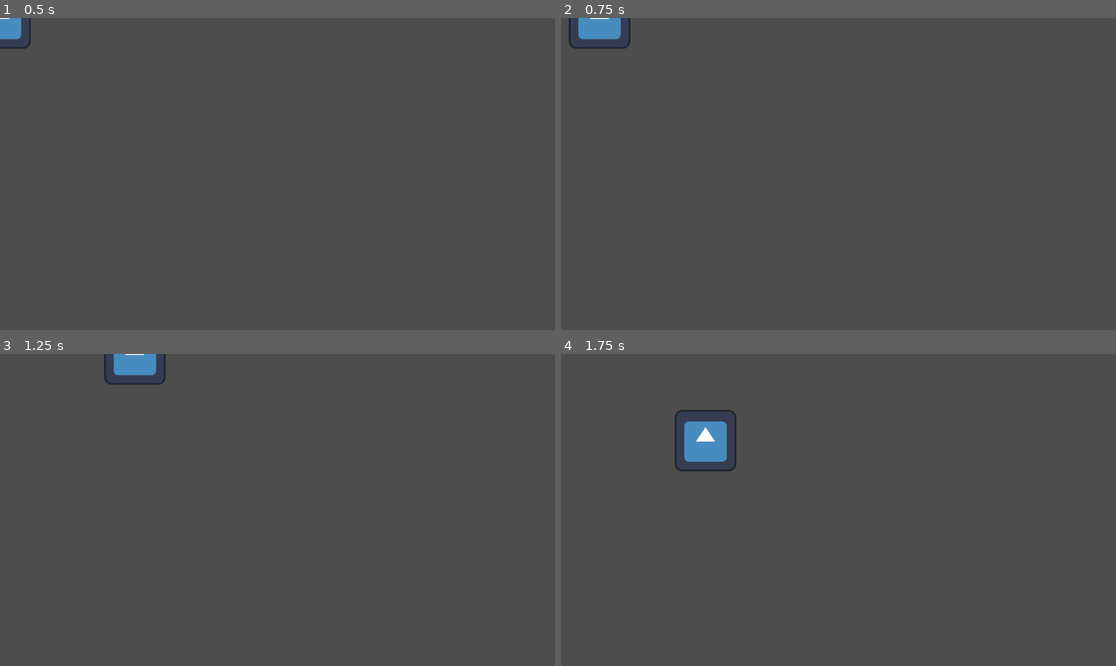
Above: before the commit, frames 1-4 (two rows, left to right).
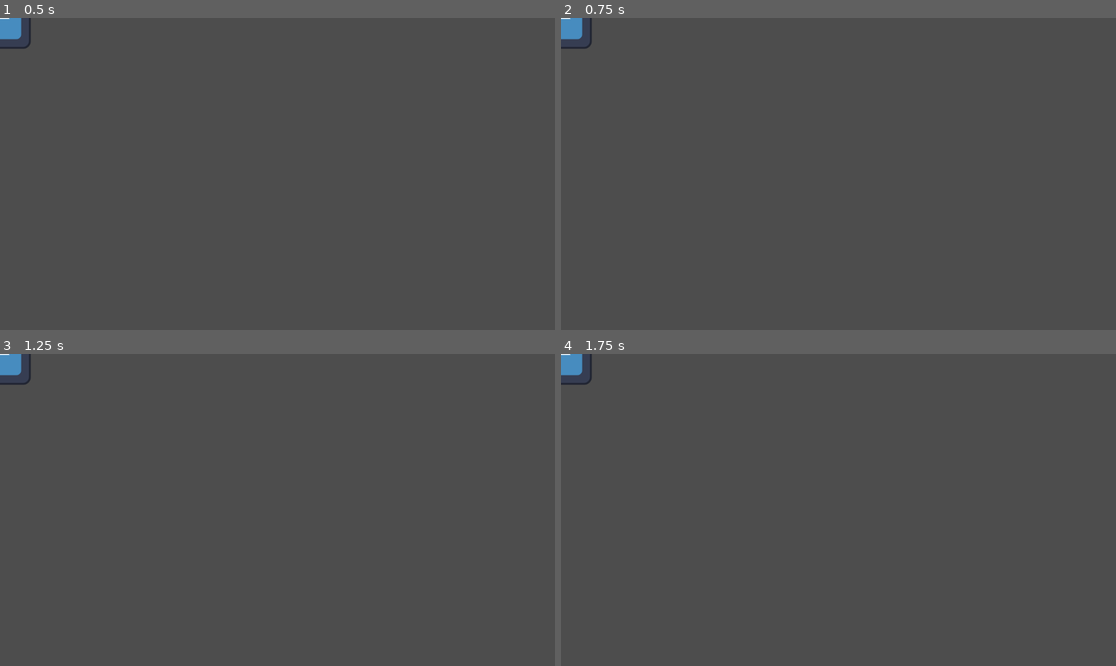
Above: after the commit, the same moments.

Repository: Othreumaru/shooter2d
Game: Godot game, scene res://scenes/network_player.tscn
Same seed, same stepped clock (60 frames per second), same inputs: the game is played once before the commit and once after it. This scene is started directly instead of the project's main scene. The engine's default icon, where the game draws it, is replaced by a stand-in: a white triangle on a blue panel in a dark square.
Inputs:
- Up to frame 1 (0.5 s): no input
- Up to frame 2 (0.75 s): tap Enter at 0.5 s; hold D (move_right) from 0.53 s (still down)
- Up to frame 3 (1.25 s): keep holding D (move_right)
- Up to frame 4 (1.75 s): release D (move_right) at 1.28 s; hold S (move_down) from 1.28 s (still down)

Frame 1 is identical in both runs. In frame 2, 0.8% of the frame differs, in the area x 0-13%, y 0-10%; in frame 3, 1.0%; in frame 4, 1.6%, in the area x 0-32%, y 0-38%.
Error before the commit: Cannot call method 'send' on a null value. (res://scripts/packets/packet.gd:22)

Commit message:
chore: removed collisions for now

Diff:
--- a/scenes/network_player.tscn
+++ b/scenes/network_player.tscn
@@ -14,3 +14,4 @@
 
 [node name="CollisionShape2D" type="CollisionShape2D" parent="." unique_id=534259160]
 shape = SubResource("RectangleShape2D_27uls")
+disabled = true
--- a/scripts/network_player.gd
+++ b/scripts/network_player.gd
@@ -4,7 +4,7 @@
 
 const FOLLOW_LERP_SPEED: float = 8.0
 
-var owner_id: int = -1
+var owner_id: int
 
 var is_authority: bool:
 	get:
@@ -36,8 +36,7 @@
 	if peer_id != owner_id:
 		return
 
-	# global_position = player_position.position
-	global_position = global_position.lerp(player_position.position, FOLLOW_LERP_SPEED * get_process_delta_time())
+	global_position = player_position.position
 
 	PlayerPosition.create(owner_id, global_position).broadcast(NetworkHandler.connection)
 
@@ -46,4 +45,5 @@
 	if is_authority || owner_id != player_position.id:
 		return
 
-	global_position = player_position.position
+	# global_position = player_position.position
+	global_position = global_position.lerp(player_position.position, FOLLOW_LERP_SPEED * get_process_delta_time())
Not shown: 1 places in scenes/network_player.tscn that only renumber resources
